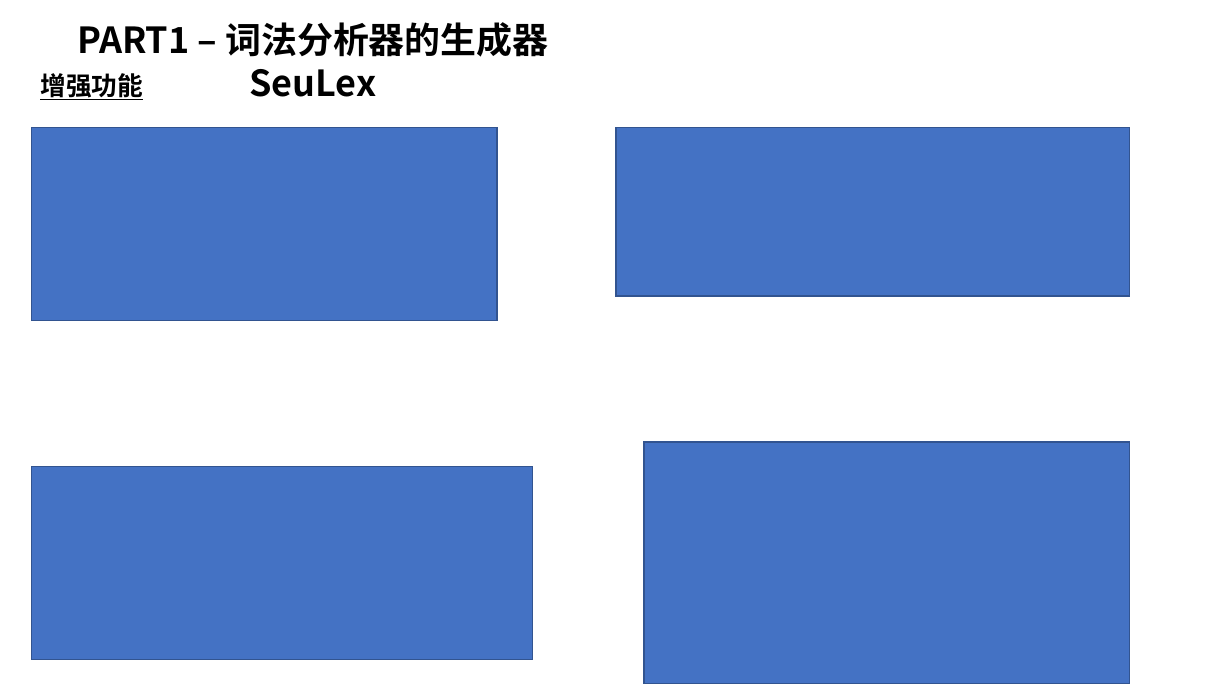
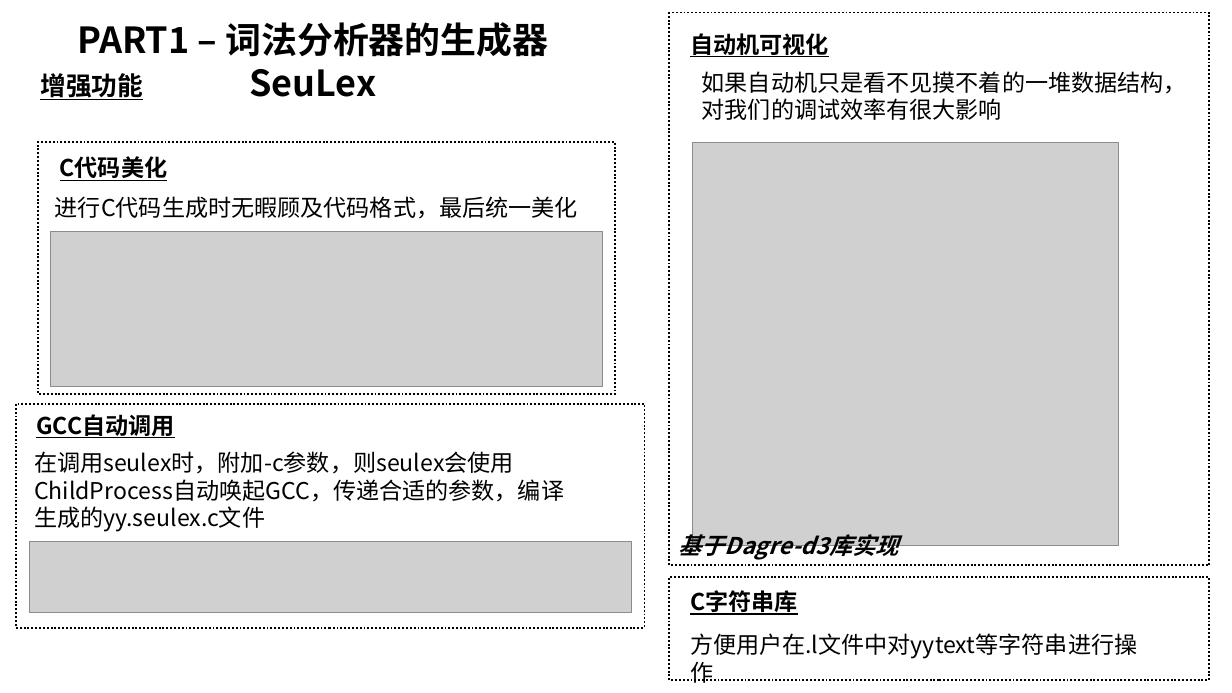
Before and after one commit to z0gSh1u/seu-lex-yacc, a slide deck: slide 12 of doc/答辩Slides.pptx. Drawn at 1232x693 pixels with LibreOffice and Linux fonts; fonts in the diff are those of the drawing; grey boxes stand for pictures. Boxes give left, top, right and bottom in pixels: in the first picture for what was removed or moved away, otherwise in the second. Text is boxed around its words. In the diff, an @@ line names an element or a change of style, - is before the commit and + after.

```diff
--- a/doc/答辩Slides.pptx
+++ b/doc/答辩Slides.pptx
@@ rectangle: place and size @@
-rectangle at (31, 128, 497, 321)
+rectangle at (38, 141, 615, 394)
@@ rectangle at (38, 141, 615, 394): fill #4472C4 to none; outline #325491 1 pt to #000000 1.5 pt dashed @@
@@ rectangle removed at (616, 128, 1130, 297) @@
@@ text added at (60, 156, 168, 181), 18 pt, text #000000, bold, underline @@
+C代码美化
@@ text added at (55, 196, 578, 219), 18 pt, text #000000 @@
+进行C代码生成时无暇顾及代码格式，最后统一美化
@@ picture added at (51, 231, 603, 386) @@
@@ rectangle at (16, 404, 644, 628): fill #4472C4 to none; outline #325491 1 pt to #000000 1.5 pt dashed @@
@@ rectangle: place and size @@
-rectangle at (31, 467, 533, 660)
+rectangle at (16, 404, 644, 628)
@@ text added at (36, 414, 174, 438), 18 pt, text #000000, bold, underline @@
+GCC自动调用
@@ rectangle removed at (644, 442, 1129, 684) @@
@@ text added at (34, 451, 564, 532), 18 pt, text #000000 @@
+在调用seulex时，附加-c参数，则seulex会使用ChildProcess自动唤起GCC，传递合适的参数，编译生成的yy.seulex.c文件
@@ group added at (670, 13, 1210, 566): 3 texts, 1 rectangle, 1 picture @@
+自动机可视化
+如果自动机只是看不见摸不着的一堆数据结构，
+对我们的调试效率有很大影响
+基于Dagre-d3库实现
@@ picture added at (29, 542, 631, 614) @@
@@ rectangle added at (670, 578, 1210, 681), outline #000000 1.5 pt dashed, 18 pt, text #FFFFFF @@
+方便用户在.l文件中对yytext等字符串进行操作
@@ text added at (690, 590, 798, 615), 18 pt, text #000000, bold, underline @@
+C字符串库
@@ text added at (704, 614, 1174, 643), 18 pt, text #000000 @@
+方便用户在.l文件中对yytext等字符串进行操作
```
Also in this commit, not shown: 3 other slides changed, 1 slide added, 1 slide removed, 23 other files.
